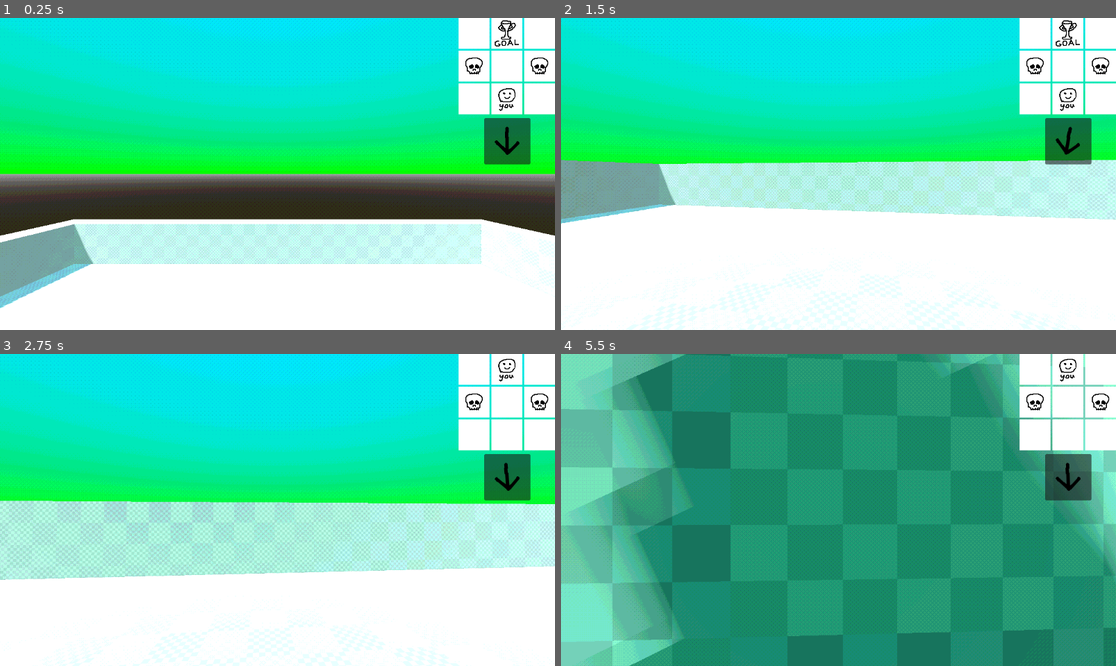
Above: before the commit, frames 1-4 (two rows, left to right).
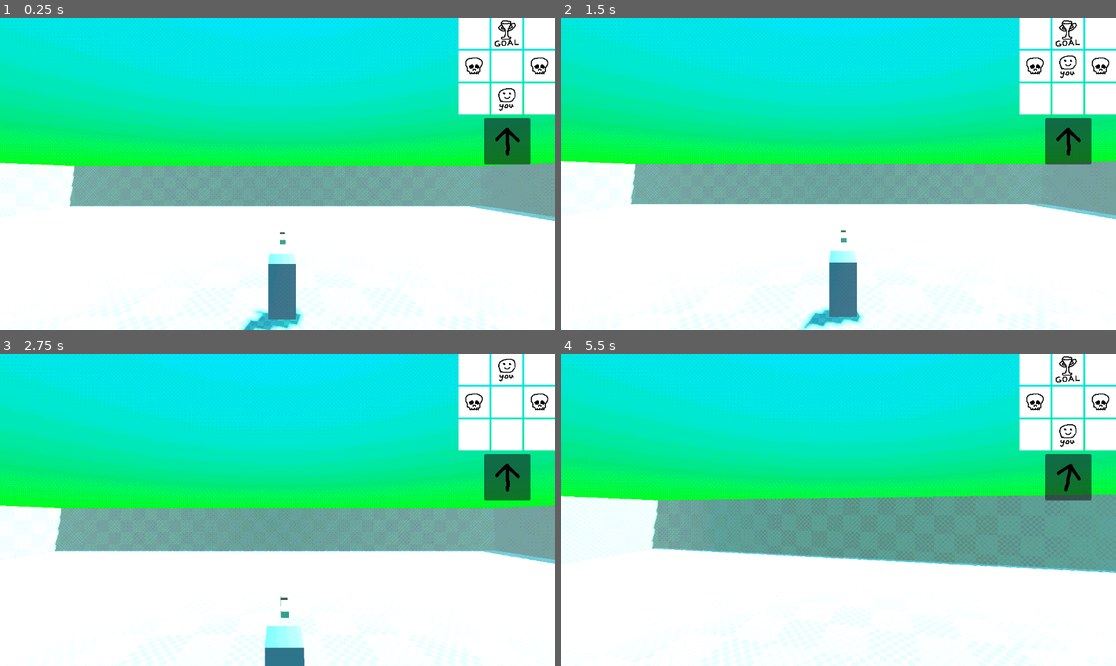
Above: after the commit, the same moments.

Repository: ejohnd98/LSDJam
Game: Godot game, scene res://scenes/game.tscn
Two runs of this game, one before a commit and one after it. Both use one fixed random seed, a clock stepped at 60 frames per second and the inputs below.
Inputs (mouse positions are in pixels of both pictures, inside the frame that each line leads up to):
- Up to frame 1 (0.25 s): no input
- Up to frame 2 (1.5 s): move the mouse to (866, 174) at 0.52 s; hold W (Forward) from 0.53 s (still down); tap Space (Jump) at 0.77 s; move the mouse to (810, 174) at 1.27 s
- Up to frame 3 (2.75 s): keep holding W (Forward); tap Space (Jump) at 1.52 s; move the mouse to (288, 503) at 2.02 s
- Up to frame 4 (5.5 s): keep holding W (Forward); move the mouse to (832, 516) at 2.77 s; tap Space (Jump) at 3.02, 3.77, 4.52 s; move the mouse to (877, 513) at 3.52 s; move the mouse to (794, 506) at 4.27 s; move the mouse to (844, 510) at 5.02 s

The runs differ from the first frame. In frame 1, 31% of the frame differs, in the area x 0-100%, y 34-100%; in frame 2, 17%; in frame 3, 24%; in frame 4, 95%, in the area x 0-100%, y 0-100%.

Commit message:
switch scenes when interacting with directions

Diff:
--- a/scenes/DreamGrid.gd
+++ b/scenes/DreamGrid.gd
@@ -30,6 +30,8 @@
 		for y in grid_size.y:
 			grid[x][y].UpdateTexture(player_position == Vector2i(x,y))
 
+func get_scene_from_position ():
+	return grid[player_position.x][player_position.y].scene_name
 
 # Called every frame. 'delta' is the elapsed time since the previous frame.
 func _process(delta):
--- a/scenes/game.gd
+++ b/scenes/game.gd
@@ -3,6 +3,8 @@
 const SCENE_PATH = "res://scenes/scenes/"
 
 @export var default_scene: String = "default_scene"
+
+@onready var dream_grid = $"../../CanvasLayer/DreamGrid"
 
 var current_scene_node = null
 var next_scene_path = ""
@@ -12,8 +14,8 @@
 	load_new_scene(default_scene)
 
 func move_in_direction(direction: Vector2i):
-	$"../../CanvasLayer/DreamGrid".move_in_direction(direction)
-	pass
+	dream_grid.move_in_direction(direction)
+	load_new_scene(dream_grid.get_scene_from_position())
 
 # todo: make this async
 func load_new_scene(new_scene_name: String):
@@ -37,4 +39,8 @@
 
 	add_child(new_scene)
 	current_scene_node = new_scene
+	var new_spawn = current_scene_node.get_node("PlayerSpawn")
+	$Player.set_spawn_position(new_spawn.position, new_spawn.rotation)
+
+
 	$Player.set_frozen(false)
--- a/scenes/player/Player.gd
+++ b/scenes/player/Player.gd
@@ -76,4 +76,23 @@
 
 func set_frozen (frozen):
 	$CollisionShape3D.disabled = frozen
+	velocity = Vector3.ZERO
+	vertical_velocity = 0
 	is_frozen = frozen
+
+func set_spawn_position (new_position, new_rotation):
+	position = new_position
+	$CameraPivot.rotation.y = new_rotation.y + PI
+
+	#Snap to ground
+	var space_state = get_world_3d().direct_space_state
+	var query = PhysicsRayQueryParameters3D.create(position + Vector3.UP, position + Vector3.DOWN * RAY_LENGTH)
+	query.exclude= [self, $CollisionShape3D]
+	var result = space_state.intersect_ray(query)
+
+	if result:
+		var is_flat_surface = result["normal"].dot(Vector3.UP) > 0.4
+		if is_flat_surface:
+			position = result["position"]
+			is_grounded = true
+			vertical_velocity = 0
--- a/scenes/scenes/default_scene.tscn
+++ b/scenes/scenes/default_scene.tscn
@@ -51,3 +51,6 @@
 [node name="SceneTrigger4" parent="." instance=ExtResource("2_aadbs")]
 transform = Transform3D(1, 0, 0, 0, 1, 0, 0, 0, 1, 1.95205, -0.428641, -0.0370574)
 grid_direction = Vector2i(-1, 0)
+
+[node name="PlayerSpawn" type="Node3D" parent="."]
+transform = Transform3D(1, 0, 0, 0, 1, 0, 0, 0, 1, 0, -0.7, 0)
--- /dev/null
+++ b/scenes/scenes/dream_scene.gd
@@ -0,0 +1,11 @@
+extends Node3D
+
+
+# Called when the node enters the scene tree for the first time.
+func _ready():
+	pass # Replace with function body.
+
+
+# Called every frame. 'delta' is the elapsed time since the previous frame.
+func _process(delta):
+	pass
